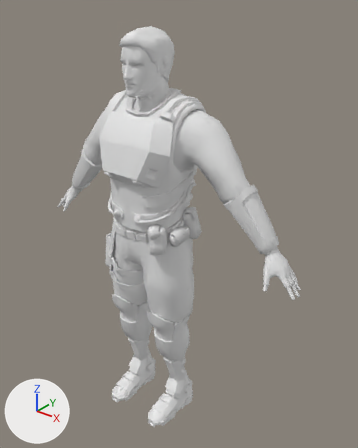
The FBX model UnityProject/OutbreakVR/Assets/Game/3D Assets/Fbx Files/Characters/Last Line Soldiers/Soldier Body/Rick/Cinematic/Rick_cinematic.fbx as it was, and as the next commit left it.
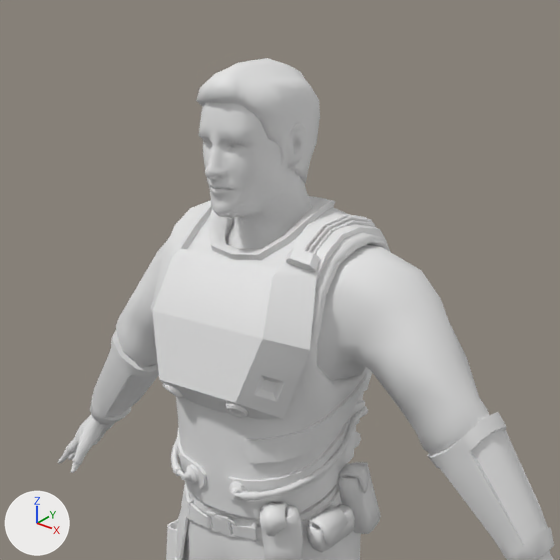
Each version appears first whole from a 50 mm lens placed at (1.357, -1.511, 1.983), pointed at (0.071, 0.098, 0.986), and next in a close-up on the part from 9% to 79% of the width and 0% to 56% of the height. Lighting does not change. The marker at lower left points along +X, +Y and +Z. Materials are left out; every surface is plain grey. Where no turn or scale is listed for an object, it has been applied to the vertices. Vertices at the same position are counted once.

In view in the first close-up: 'Rick'.
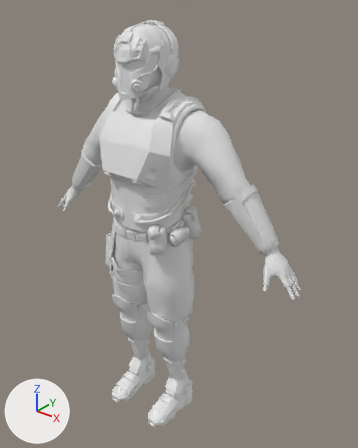
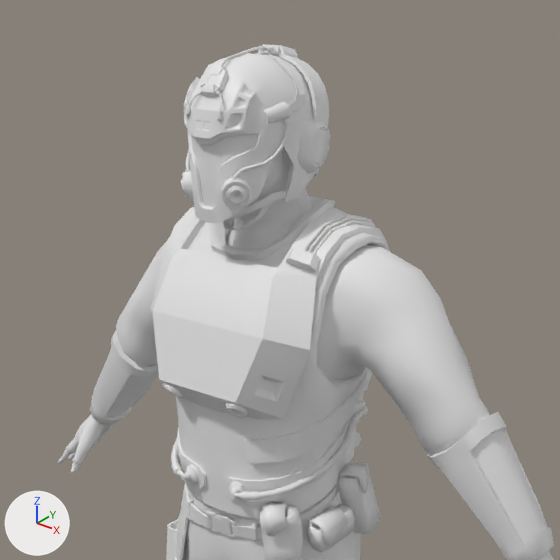
Boxes [x1, y1, x2, y2] around the edits, measured in the close-ups (560 x 560 px):
'Rick', reshaped
    before: [58, 58, 554, 560]
    after: [58, 44, 554, 560]
part 1 of me_mesh_018, added
    after: [181, 44, 330, 231]

The change in detail:
me_mesh_018 is used by ob_rick; location (0.0, 0.0, 0.0).
me_mesh_018 had 8766 vertices, 16068 faces and spanned x -0.71..0.71, y -0.2..0.21, z 0.0..1.84.
me_mesh_018 now has 11064 vertices, 20354 faces and spans x -0.71..0.71, y -0.2..0.21, z 0.0..1.86.
me_mesh_018 part 1: 2298 vertices added at x -0.12..0.12, y -0.16..0.11, z 1.56..1.86.
